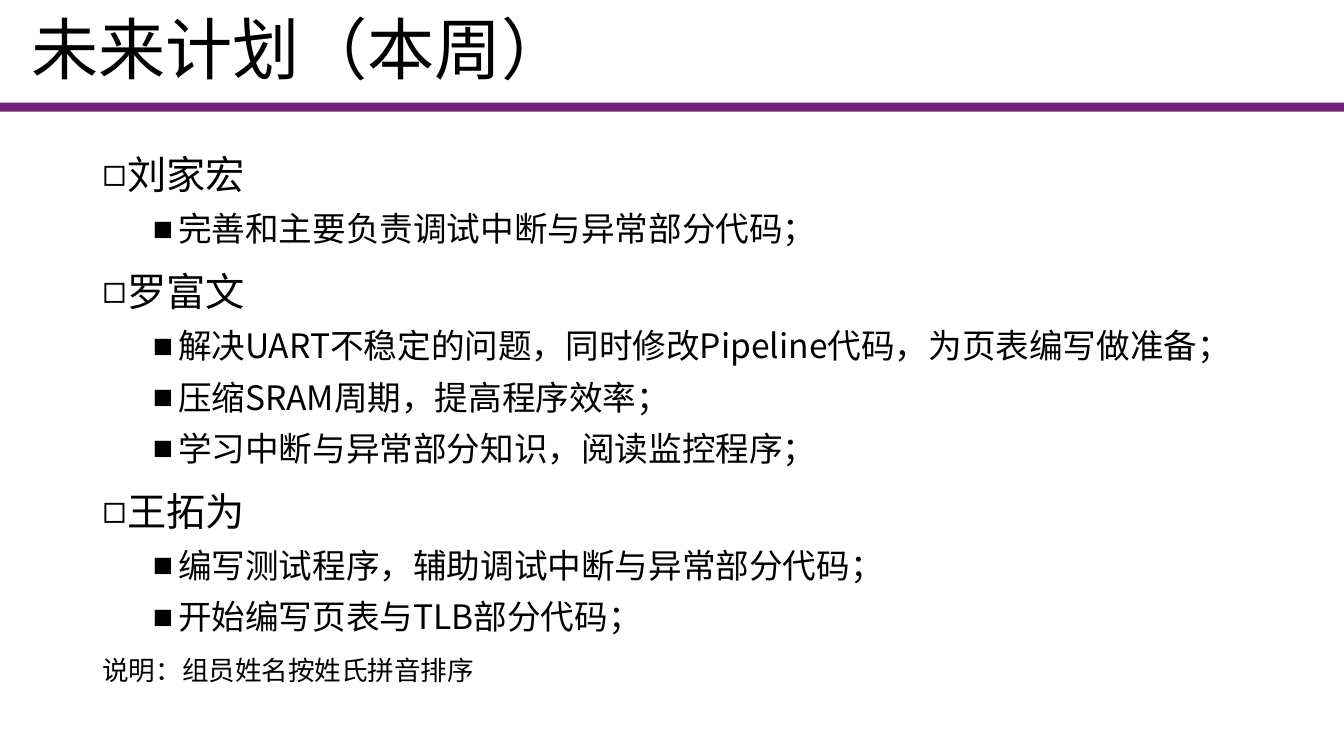
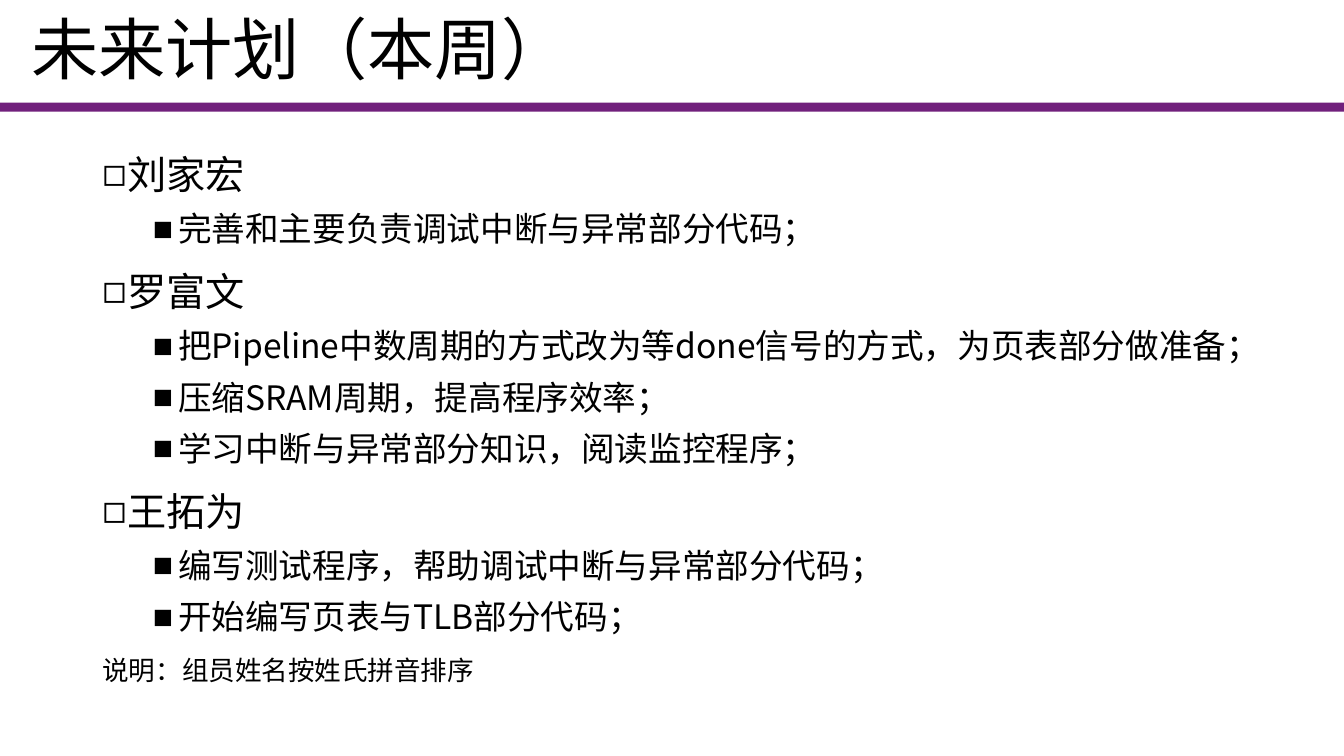
Before and after one commit to Pairshoe/Thinpad, a slide deck: slide 5 of docs/report_2_grp67.pptx. Drawn at 1344x756 pixels with LibreOffice and Linux fonts; fonts in the diff are those of the drawing. Boxes give left, top, right and bottom in pixels: in the first picture for what was removed or moved away, otherwise in the second. Text is boxed around its words. In the diff, an @@ line names an element or a change of style, - is before the commit and + after.

```diff
--- a/docs/report_2_grp67.pptx
+++ b/docs/report_2_grp67.pptx
@@ text at bbox=[178, 329, 1260, 366]: text changed @@
-  ■ 解决UART不稳定的问题，同时修改Pipeline代码，为页表编写做准备；
+  ■ 把Pipeline中数周期的方式改为等done信号的方式，为页表部分做准备；
@@ text at bbox=[178, 549, 884, 583]: text changed @@
-  ■ 编写测试程序，辅助调试中断与异常部分代码；
+  ■ 编写测试程序，帮助调试中断与异常部分代码；
```
Also in this commit, not shown: 1 other slide changed, 2 other files.
